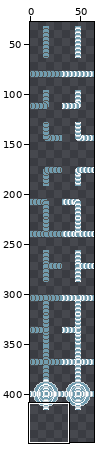
Edited in one commit: sprite sheet (assets/cables.png). Above, an overview of the earlier version with the close-up marked.
Close-up. The starting point:
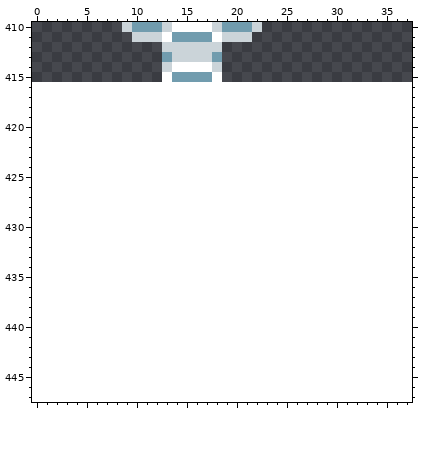
The file is 64x416 pixels. Shown: x 0..37, y 410..447. The old version is drawn lined up with the new one, on the new canvas. The wide view leaves out empty margins.
After the commit:
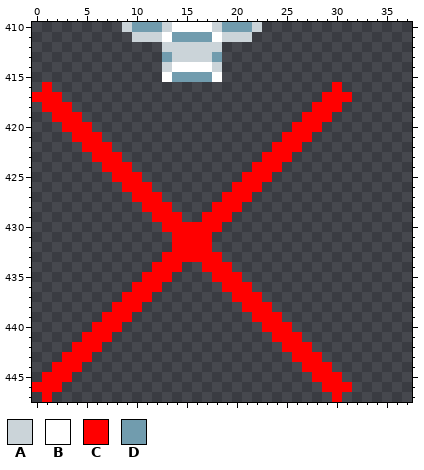
Palette (. is transparent): A #cbd4d9  B #ffffff  C #ff0000  D #719cae
Edits made:
canvas 64x416 -> 64x448
@@ x 0..37 @@
 415 .............BDDDDB...................
-416 ......................................
-417 ......................................
-418 ......................................
-419 ......................................
-420 ......................................
-421 ......................................
-422 ......................................
-423 ......................................
-424 ......................................
-425 ......................................
-426 ......................................
-427 ......................................
-428 ......................................
-429 ......................................
-430 ......................................
-431 ......................................
-432 ......................................
-433 ......................................
-434 ......................................
-435 ......................................
-436 ......................................
-437 ......................................
-438 ......................................
-439 ......................................
-440 ......................................
-441 ......................................
-442 ......................................
-443 ......................................
-444 ......................................
-445 ......................................
-446 ......................................
-447 ......................................
+416 .C............................C.......
+417 CCC..........................CCC......
+418 .CCC........................CCC.......
+419 ..CCC......................CCC........
+420 ...CCC....................CCC.........
+421 ....CCC..................CCC..........
+422 .....CCC................CCC...........
+423 ......CCC..............CCC............
+424 .......CCC............CCC.............
+425 ........CCC..........CCC..............
+426 .........CCC........CCC...............
+427 ..........CCC......CCC................
+428 ...........CCC....CCC.................
+429 ............CCC..CCC..................
+430 .............CCCCCC...................
+431 ..............CCCC....................
+432 ..............CCCC....................
+433 .............CCCCCC...................
+434 ............CCC..CCC..................
+435 ...........CCC....CCC.................
+436 ..........CCC......CCC................
+437 .........CCC........CCC...............
+438 ........CCC..........CCC..............
+439 .......CCC............CCC.............
+440 ......CCC..............CCC............
+441 .....CCC................CCC...........
+442 ....CCC..................CCC..........
+443 ...CCC....................CCC.........
+444 ..CCC......................CCC........
+445 .CCC........................CCC.......
+446 CCC..........................CCC......
+447 .C............................C.......
Pixel boxes of the changes (left, top, right, bottom) in both close-ups:
added: (32, 82, 352, 402)
